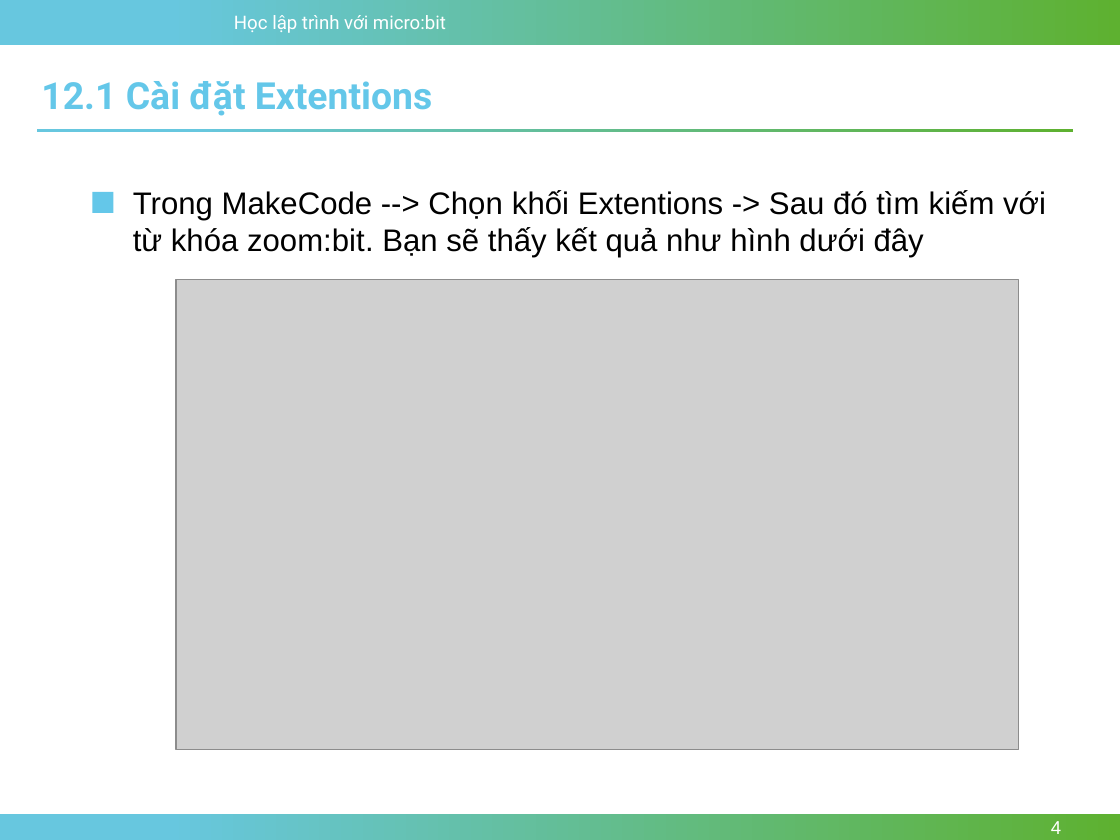
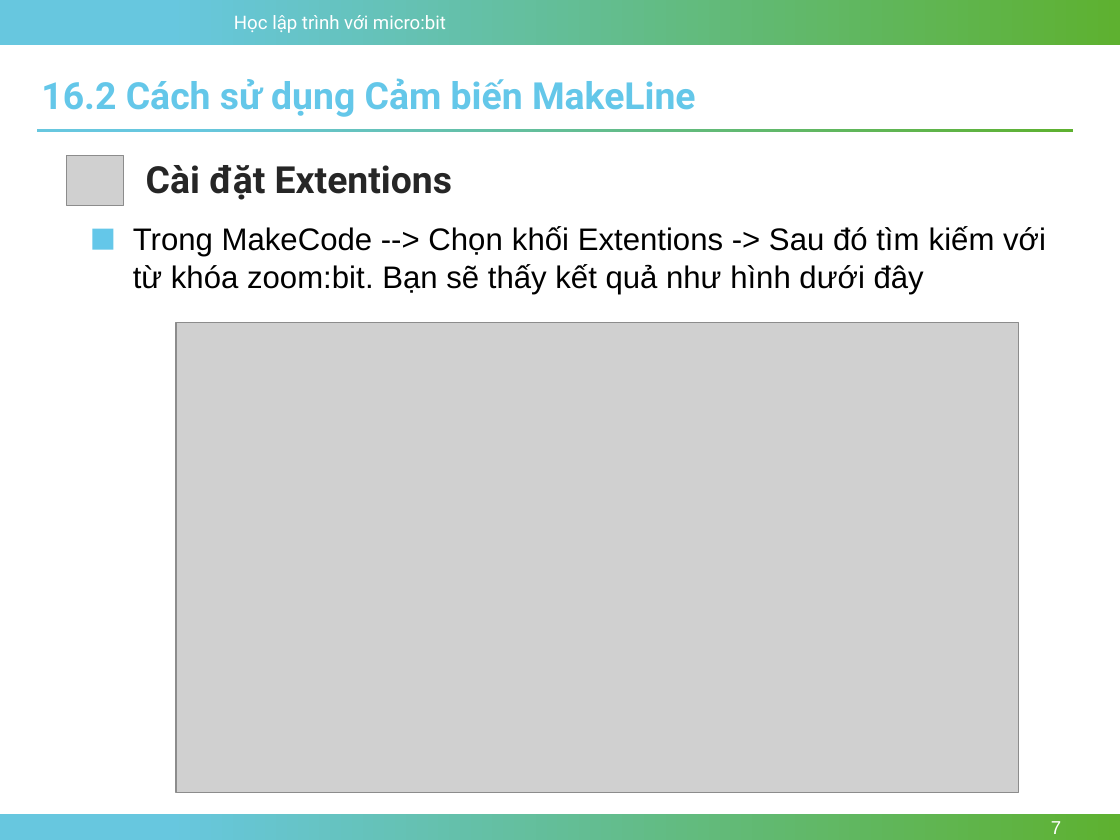
Before and after one commit to nhannn87dn/Learn-microbit, a slide deck: slide 7 of Lessions/Bai-16-Maker-Line-Sensor/Bai-16-Maker-Line-Sensor.pptx (slide 4 before the commit). Drawn at 1120x840 pixels with LibreOffice and Linux fonts; fonts in the diff are those of the drawing; grey boxes stand for pictures; background and template pictures are left out. Boxes give left, top, right and bottom in pixels: in the first picture for what was removed or moved away, otherwise in the second. Text is boxed around its words. In the diff, an @@ line names an element or a change of style, - is before the commit and + after.

```diff
--- a/Lessions/Bai-16-Maker-Line-Sensor/Bai-16-Maker-Line-Sensor.pptx
+++ b/Lessions/Bai-16-Maker-Line-Sensor/Bai-16-Maker-Line-Sensor.pptx
@@ text added at (41, 78, 696, 117), 24 pt, text #64C7E9, bold @@
+16.2 Cách sử dụng Cảm biến MakeLine
@@ picture added at (66, 156, 123, 206) @@
@@ text at (146, 165, 452, 200): text changed; text colour #64C7E9 to #262626 @@
-12.1 Cài đặt Extentions
+Cài đặt Extentions
@@ rectangle: place and size @@
-rectangle at (93, 192, 114, 213)
+rectangle at (93, 228, 114, 250)
@@ text "Trong MakeCode --> Chọn khối ...": place and size @@
-text "Trong MakeCode --> Chọn khối ..." at (133, 190, 1046, 257)
+text "Trong MakeCode --> Chọn khối ..." at (133, 226, 1046, 294)
@@ picture: place and size @@
-picture at (176, 279, 1018, 749)
+picture at (176, 323, 1018, 793)
@@ page number at (1051, 821, 1061, 834): text changed @@
-4
+7
```
Also in this commit, not shown: 2 other slides changed, 9 slides added, 7 slides removed, 2 other files.
